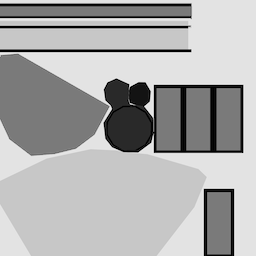
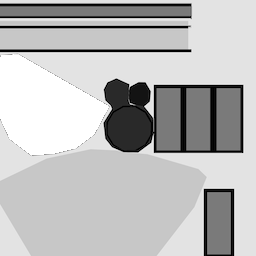
Layers edited between the first and the second 256x256 image:
painted on "Red.png" over [0, 54, 109, 156]
